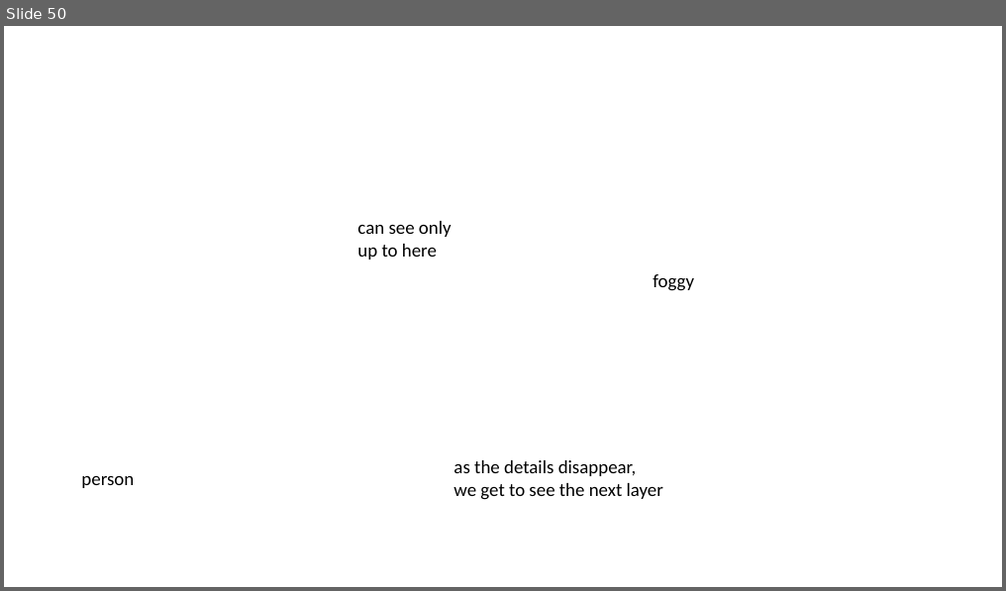
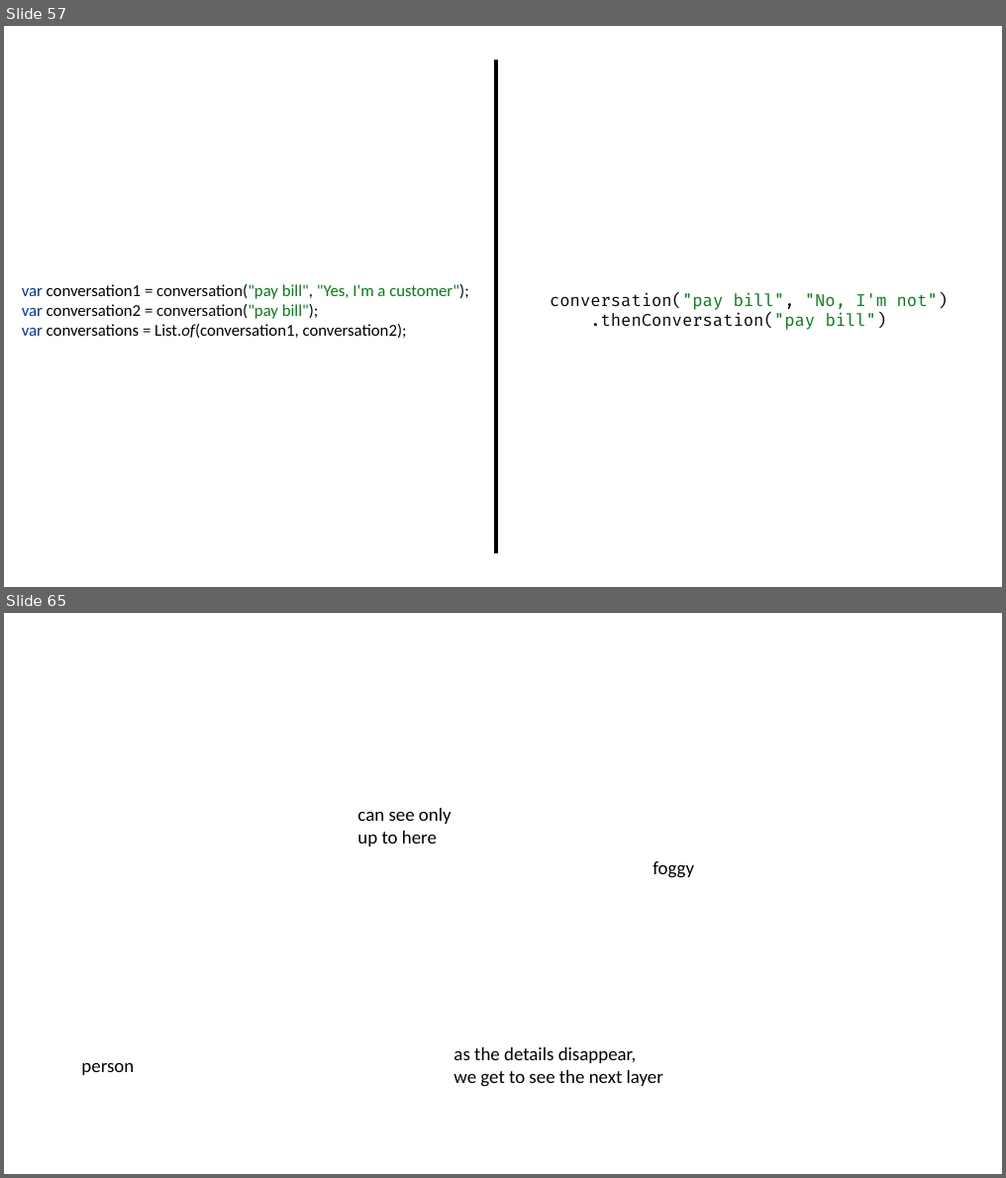
Before and after one commit to LearnWithLlew/TestingBetterWithApprovals.Slides, a slide deck: slides/Testing Better with Approvals.pptx. Shown one above the other, each under a label of ours: slide 50 before the commit, slides 57 and 65 after it; the slides between them are not shown. The pictures are 1006x591 and 1006x1178 pixels, drawn with LibreOffice and Linux fonts; fonts in the diff are those of the drawing. Boxes give left, top, right and bottom in pixels: in the first picture for what was removed or moved away, otherwise in the second. Text is boxed around its words. In the diff, an @@ line names an element or a change of style, - is before the commit and + after.

Commit message:
. d slides

```diff
--- a/slides/Testing Better with Approvals.pptx
+++ b/slides/Testing Better with Approvals.pptx
@@ slide 57 added at [4, 26, 1002, 587], background #FFFFFF @@
@@ line added from (496, 61) to (496, 553), #000000 3 pt @@
@@ text added at [22, 284, 468, 338], 16 pt, text #000000 @@
+var conversation1 = conversation("pay bill", "Yes, I'm a customer");
+var conversation2 = conversation("pay bill");
+var conversations = List.of(conversation1, conversation2);
@@ text added at [549, 293, 948, 330], 16 pt, text #080808 @@
+conversation("pay bill", "No, I'm not")
+.thenConversation("pay bill")
@@ what was slide 50 is now slide 65 @@
```
Also in this commit, not shown: 15 other slides added, 1 slide removed.
